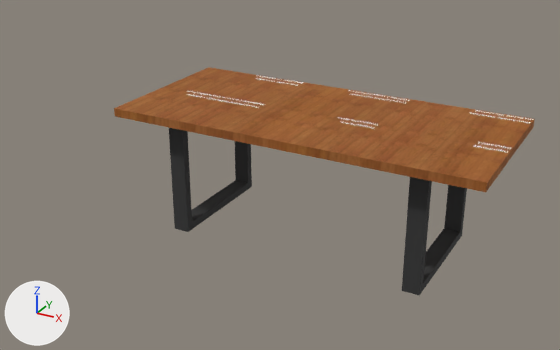
Two versions of the glTF model polyhedron/vr/salas/mesa_Prisms1.glb, one commit apart.
Camera for both pictures: a camera (50 mm lens) standing at (1.83, -5.82, 2.24) and looking at (-0.28, -1.98, 0.32). Lighting does not change. The marker at lower left points along +X, +Y and +Z. Where no turn or scale is listed for an object, it has been applied to the vertices. Vertices at the same position are counted once.

The first picture shows 'Composant#1', 'Composant#1.001', 'Mesh_0'.
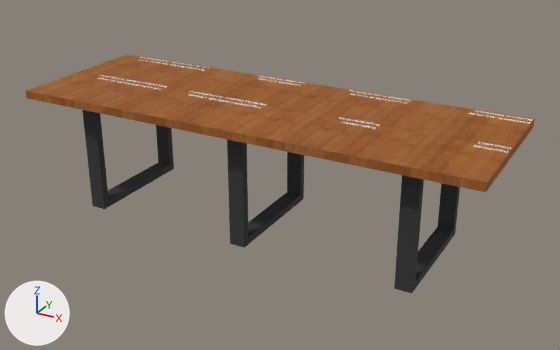
The newer file is also turned or shifted as a whole; pictures and numbers use the older file's frame.

Patch to the scene script:
```diff
--- a/polyhedron/vr/salas/mesa_Prisms1.glb.py
+++ b/polyhedron/vr/salas/mesa_Prisms1.glb.py
@@ me_mesh_0 @@
 me_mesh_0.from_pydata(...)  # 10 vertices, 16 faces; spans x -1.11..1.09, y -2.5..-1.5, z 0.72..0.77
 # used by ob_mesh_0; location = (0.0, 0.0, 0.0)
+# me_mesh_0 part 1: the whole mesh is scaled about its middle by (1.32, 1, 1), then moved by (-0.35, 0.0, 0.0)
 me_mesh_0.materials.append(mat_wood_bamboo_1)
@@ me_mesh_1 @@
 me_mesh_1.from_pydata(...)  # 18 vertices, 34 faces; spans x -0.805..-0.705, y -2.381..-1.615, z 0.0..0.725
 # used by ob_composant_1; location = (0.0, 0.0, 0.0)
+# me_mesh_1 part 2: the whole mesh is moved by (-0.662, 0.0, 0.0)
 me_mesh_1.materials.append(mat_color_m07)
@@ me_mesh_2 @@
 me_mesh_2.from_pydata(...)  # 18 vertices, 34 faces; spans x 0.685..0.785, y -2.381..-1.615, z 0.0..0.725
 # used by ob_composant_1_001; location = (0.0, 0.0, 0.0)
+# me_mesh_2 part 3: the whole mesh is moved by (-0.042, 0.0, 0.0)
 me_mesh_2.materials.append(mat_color_m07)
@@ me_mesh_11 @@
+me_mesh_11.from_pydata(...)  # 2926 vertices, 2850 faces; spans x -1.328..-0.732, y -1.589..-1.503, z 0.771
+me_mesh_11.materials.append(mat_color_m00)  # white #ffffff
@@ me_mesh_10 @@
+me_mesh_10.from_pydata(...)  # 2740 vertices, 2672 faces; spans x -1.279..-0.732, y -2.082..-1.997, z 0.771
+me_mesh_10.materials.append(mat_color_m00)  # white #ffffff
@@ me_mesh_3_1 @@
+me_mesh_3_1.from_pydata(...)  # 18 vertices, 34 faces; spans x -0.048..0.052, y -2.381..-1.615, z 0.0..0.725
+me_mesh_3_1.materials.append(mat_color_m07)  # black #373737
@@ ob_tetraedro_hexaki_1 @@
+ob_tetraedro_hexaki_1 = bpy.data.objects.new('Tetraedro hexaki#1', me_mesh_11)
+ob_tetraedro_hexaki_1.location = (-0.352, 0.0, 0.0)
@@ ob_tetraedro_hexaki @@
+ob_tetraedro_hexaki = bpy.data.objects.new('Tetraedro hexaki', me_mesh_10)
+ob_tetraedro_hexaki.location = (-0.352, 0.0, 0.0)
@@ ob_composant_1_002 @@
+ob_composant_1_002 = bpy.data.objects.new('Composant#1.002', me_mesh_3_1)
+ob_composant_1_002.location = (-0.352, 0.0, 0.0)
```

Boxes (x1, y1, x2, y2) around the edits, measured in the pictures (560 x 350 px; the box of a moved part takes in the faces that stretch with it):
'Mesh_0', mesh rescaled (21% wider, 10% taller)
    before: (114, 67, 535, 192)
    after: (26, 54, 535, 192)
'Composant#1', mesh moved
    before: (169, 128, 252, 232)
    after: (82, 110, 174, 209)
'Composant#1.001', mesh moved
    before: (402, 177, 467, 295)
    after: (394, 175, 460, 293)
'Composant#1.002', added (black)
    after: (227, 140, 304, 248)
'Tetraedro hexaki', added
    after: (98, 75, 168, 90)
'Tetraedro hexaki#1', added
    after: (140, 57, 209, 71)
part 1 of me_mesh_0, moved or reshaped
    before: (114, 67, 534, 189)
    after: (26, 54, 534, 189)
